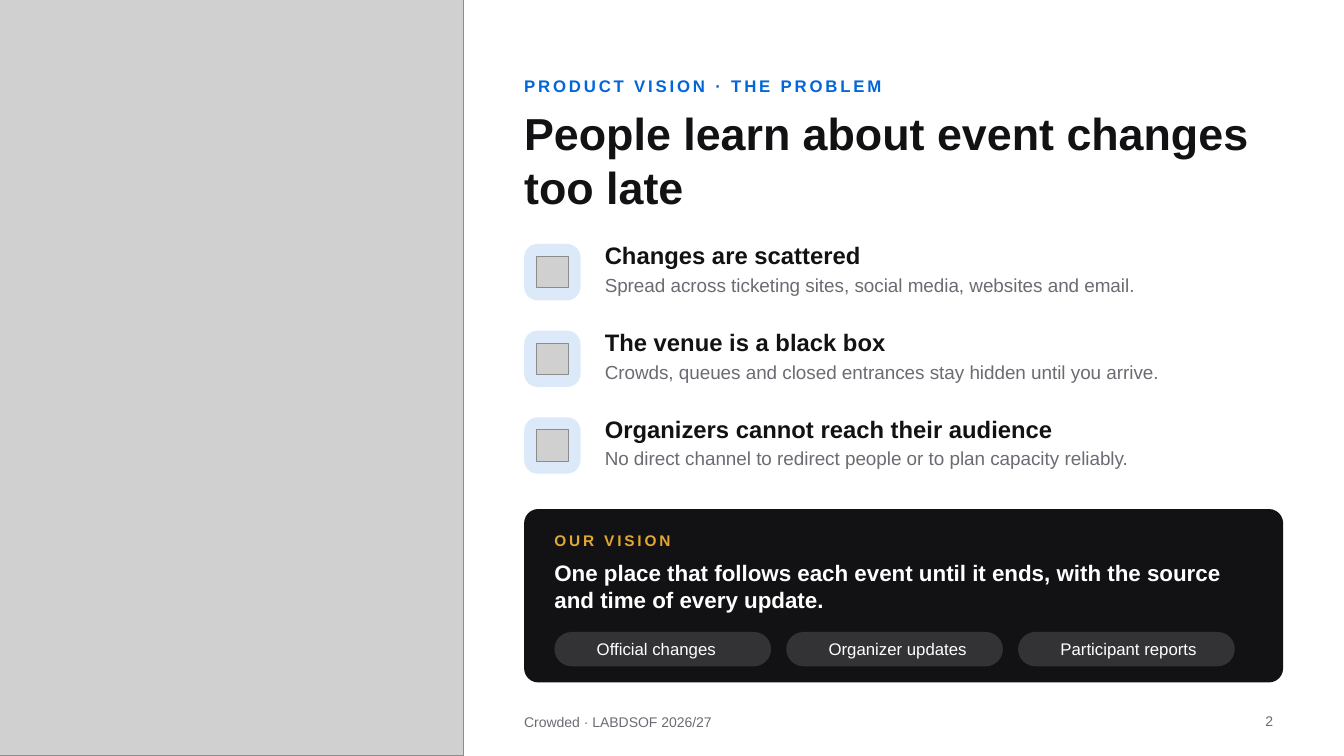
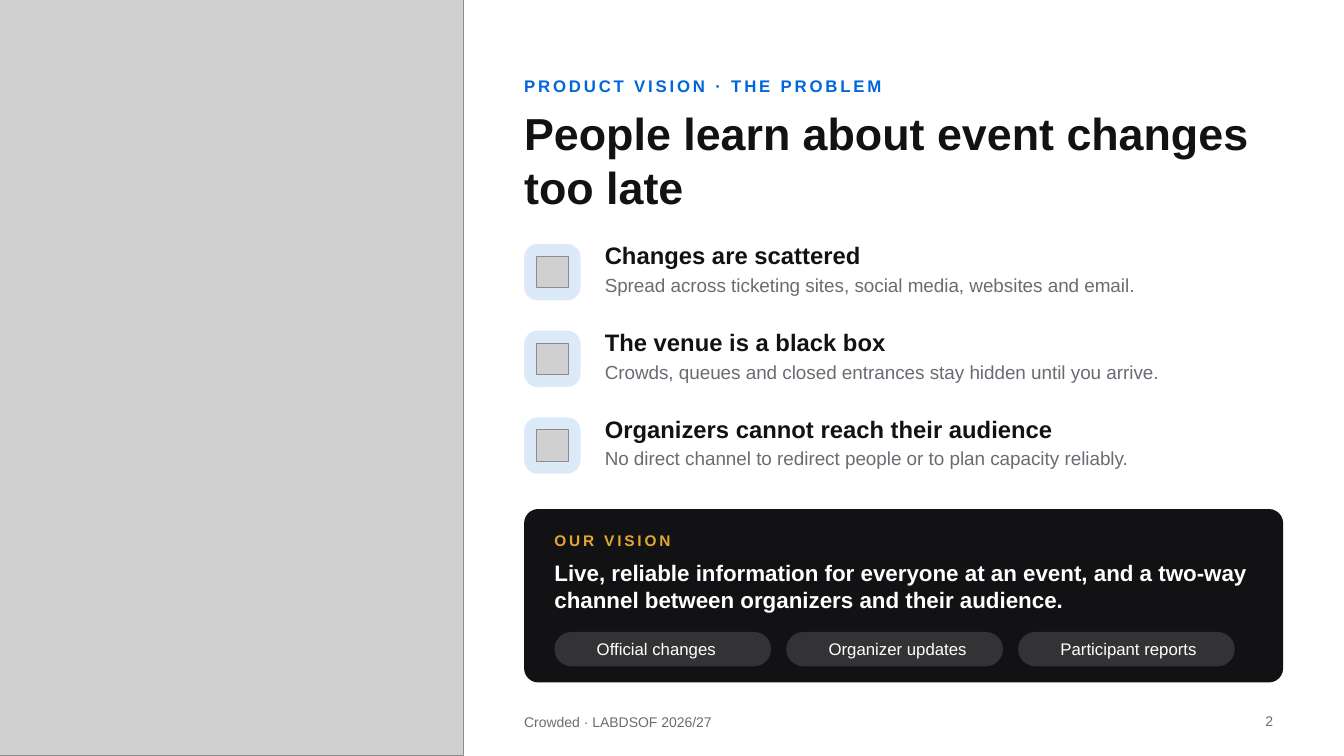
Before and after one commit to andrereis26/crowded-labdsof, a slide deck: slide 2 of docs/presentations/crowded-lab-status-2026-10-12.pptx. Drawn at 1344x756 pixels with LibreOffice and Linux fonts; fonts in the diff are those of the drawing; grey boxes stand for pictures; background and template pictures are left out. Boxes give left, top, right and bottom in pixels: in the first picture for what was removed or moved away, otherwise in the second. Text is boxed around its words. In the diff, an @@ line names an element or a change of style, - is before the commit and + after.

Commit message:
docs: update lab status presentation
Refs #12

```diff
--- a/docs/presentations/crowded-lab-status-2026-10-12.pptx
+++ b/docs/presentations/crowded-lab-status-2026-10-12.pptx
@@ text at (554, 564, 1246, 613): text changed @@
-One place that follows each event until it ends, with the source and time of every update.
+Live, reliable information for everyone at an event, and a two-way channel between organizers and their audience.
```
